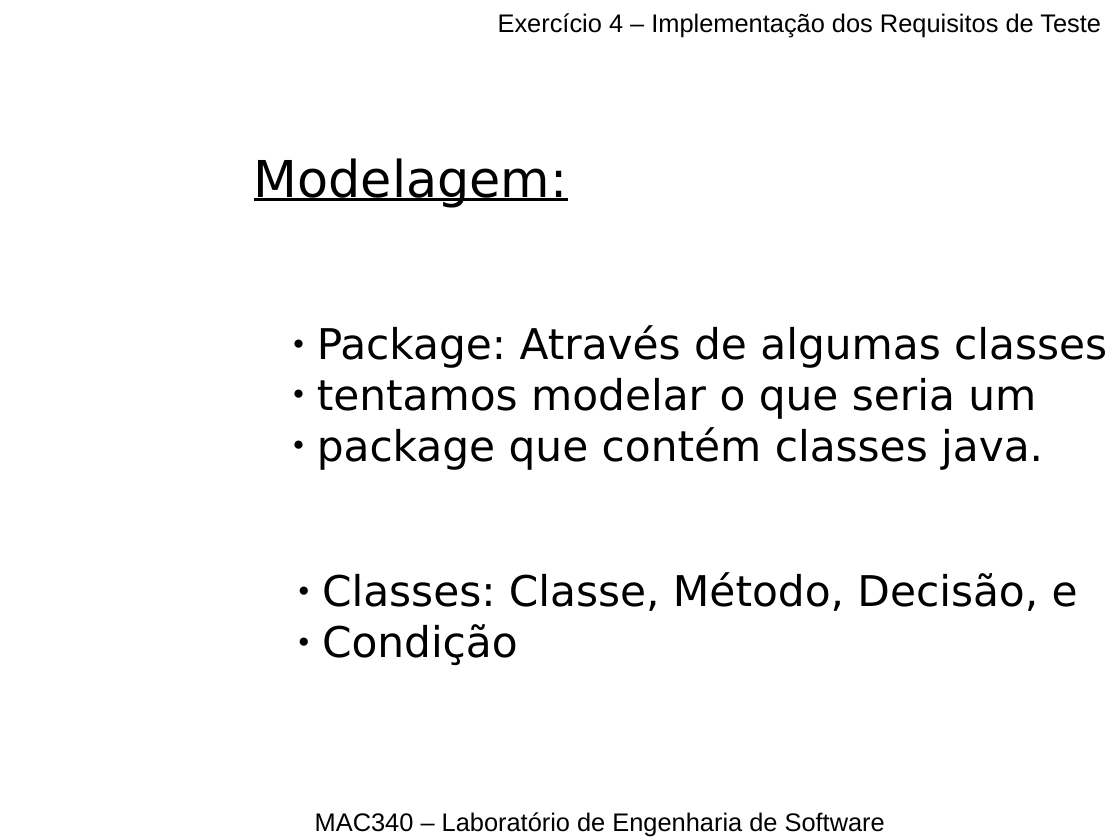
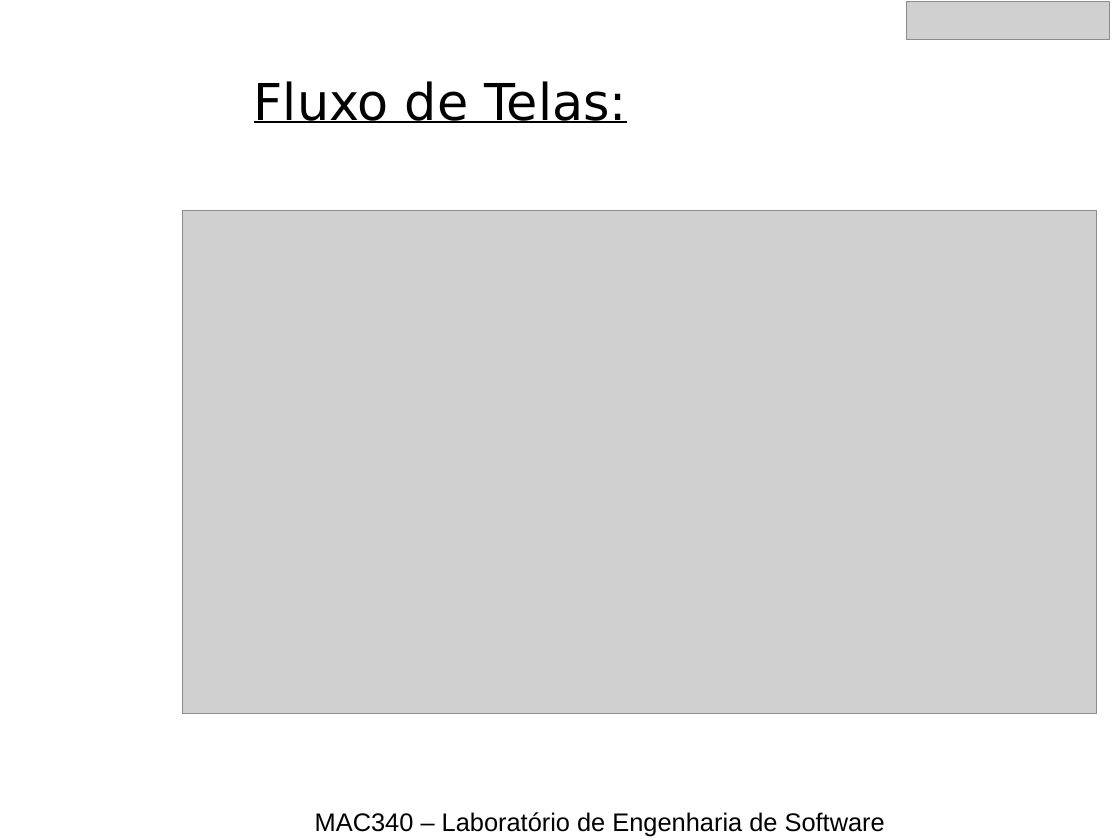
Before and after one commit to murch2/TCC, a slide deck: slide 6 of apresentacao/slides.odp. Drawn at 1120x840 pixels with LibreOffice and Linux fonts; fonts in the diff are those of the drawing; grey boxes stand for pictures; background and template pictures are left out. Boxes give left, top, right and bottom in pixels: in the first picture for what was removed or moved away, otherwise in the second. Text is boxed around its words. In the diff, an @@ line names an element or a change of style, - is before the commit and + after.

Commit message:
Adicionando slides do fluxo de telas

```diff
--- a/apresentacao/slides.odp
+++ b/apresentacao/slides.odp
@@ text removed at (498,13,1101,38) @@
-Exercício 4 – Implementação dos Requisitos de Teste
@@ picture added at (907,2,1110,40) @@
@@ text added at (254,81,626,123), 36 pt, text #000000, underline @@
+Fluxo de Telas:
@@ text removed at (254,158,567,208) @@
-Modelagem:
@@ picture added at (183,210,1098,714) @@
@@ text removed at (317,325,1107,470) @@
-● Package: Através de algumas classes
-● tentamos modelar o que seria um
-● package que contém classes java.
@@ text removed at (322,572,1078,665) @@
-● Classes: Classe, Método, Decisão, e
-● Condição
```
Also in this commit, not shown: 3 other slides changed, 1 other file.
